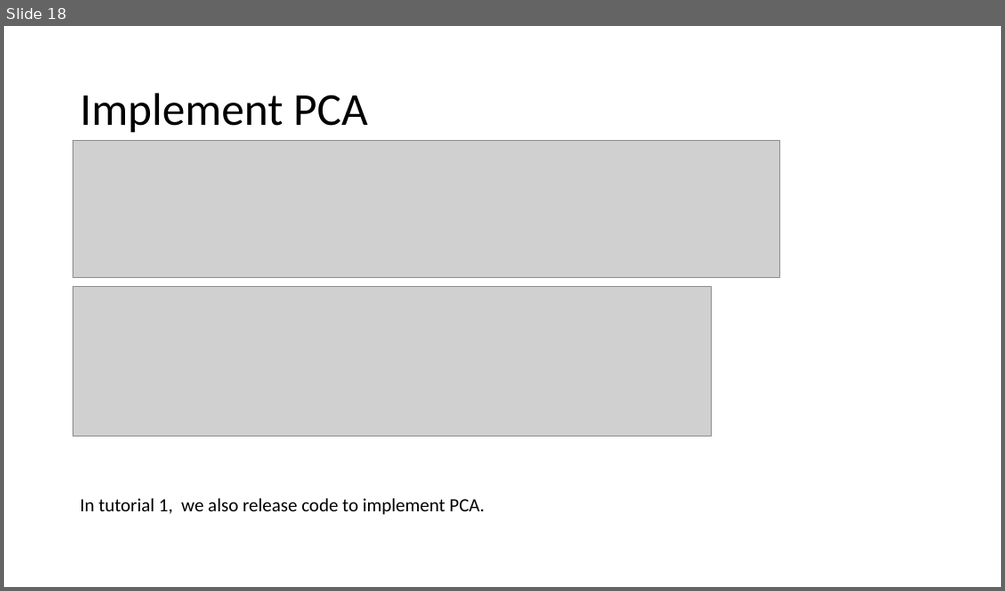
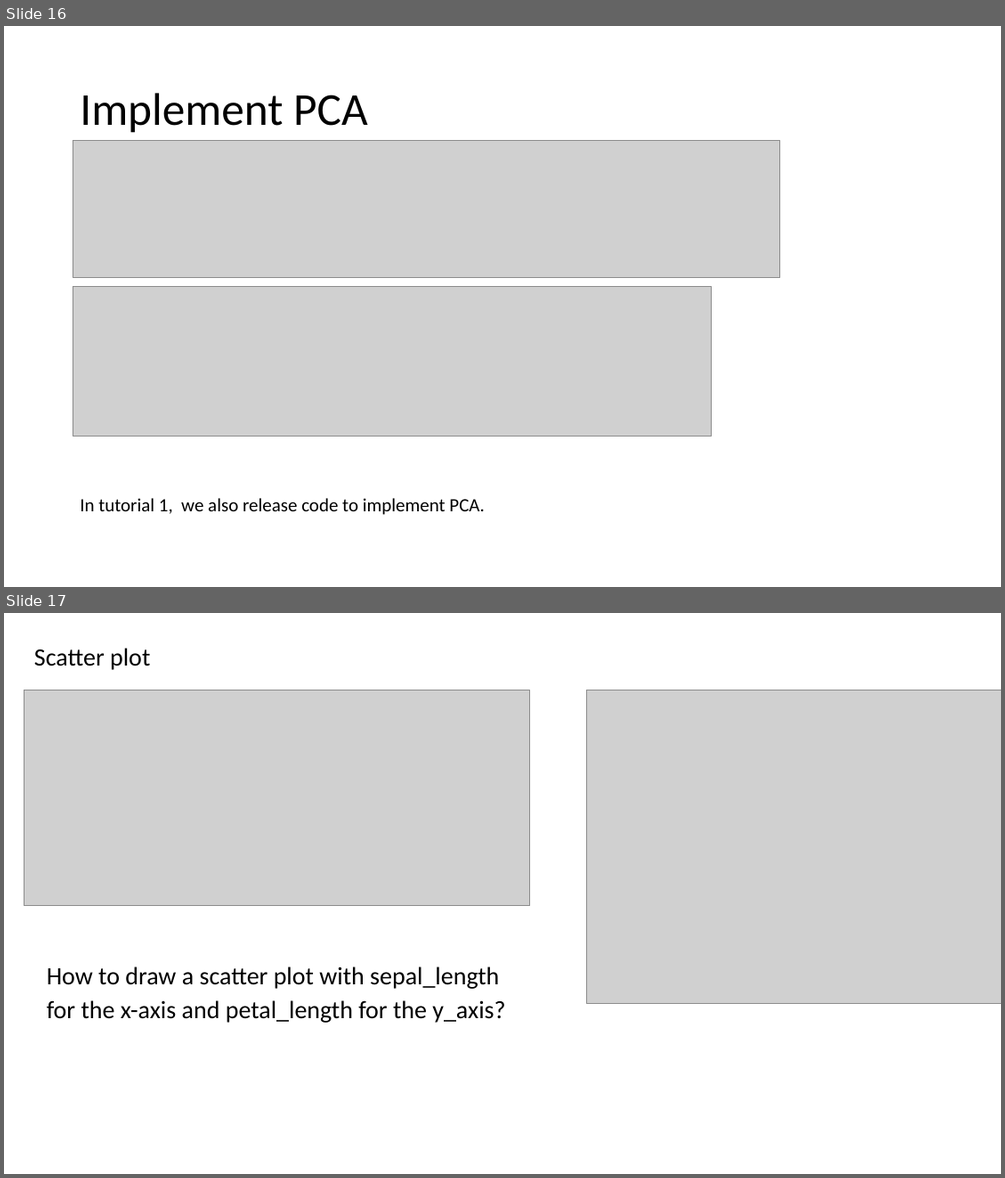
Before and after one commit to jiaxinxie97/COMP4331, a slide deck: tut3/tut3.pptx. Shown one above the other, each under a label of ours: slide 18 before the commit, slides 16 and 17 after it. The pictures are 1005x591 and 1005x1178 pixels, drawn with LibreOffice and Linux fonts; fonts in the diff are those of the drawing; grey boxes stand for pictures. Boxes give left, top, right and bottom in pixels: in the first picture for what was removed or moved away, otherwise in the second. Text is boxed around its words. In the diff, an @@ line names an element or a change of style, - is before the commit and + after.

```diff
--- a/tut3/tut3.pptx
+++ b/tut3/tut3.pptx
@@ slide 17 added at box(4, 613, 1001, 1174), background #FFFFFF @@
@@ title added at box(34, 648, 150, 670), 24 pt, text #000000 @@
+Scatter plot
@@ picture added at box(24, 690, 530, 906) @@
@@ picture added at box(587, 690, 1001, 1004) @@
@@ text added at box(47, 966, 505, 1022), 24 pt, text #000000 @@
+How to draw a scatter plot with sepal_length for the x-axis and petal_length for the y_axis?
@@ what was slide 18 is now slide 16 @@
```
Also in this commit, not shown: 2 slides changed, 5 other slides added, 2 slides removed, 6 other files.
